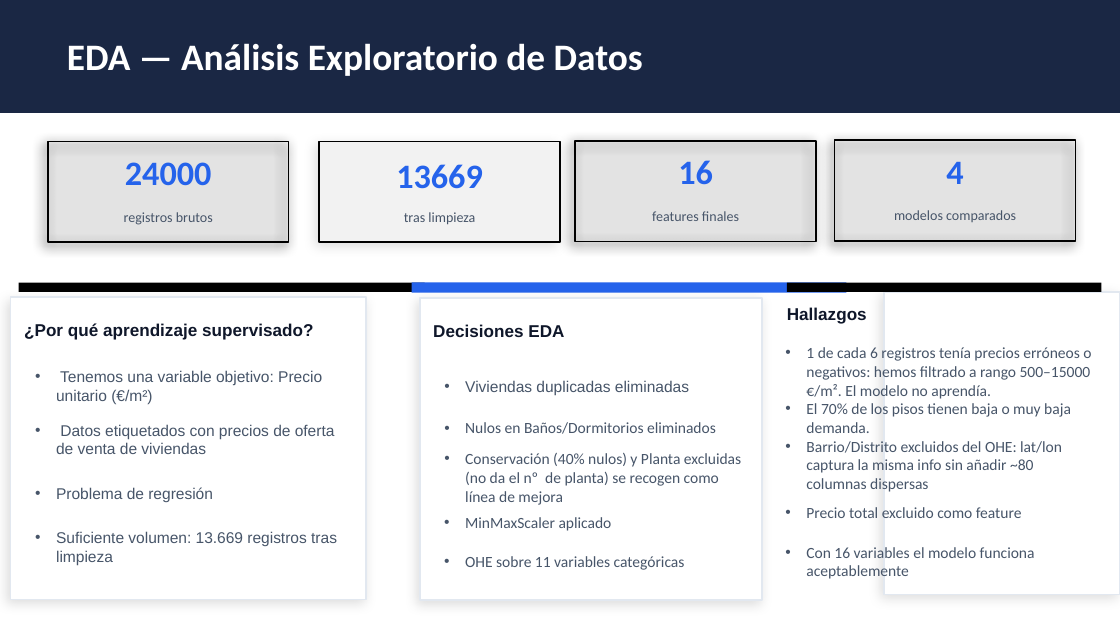
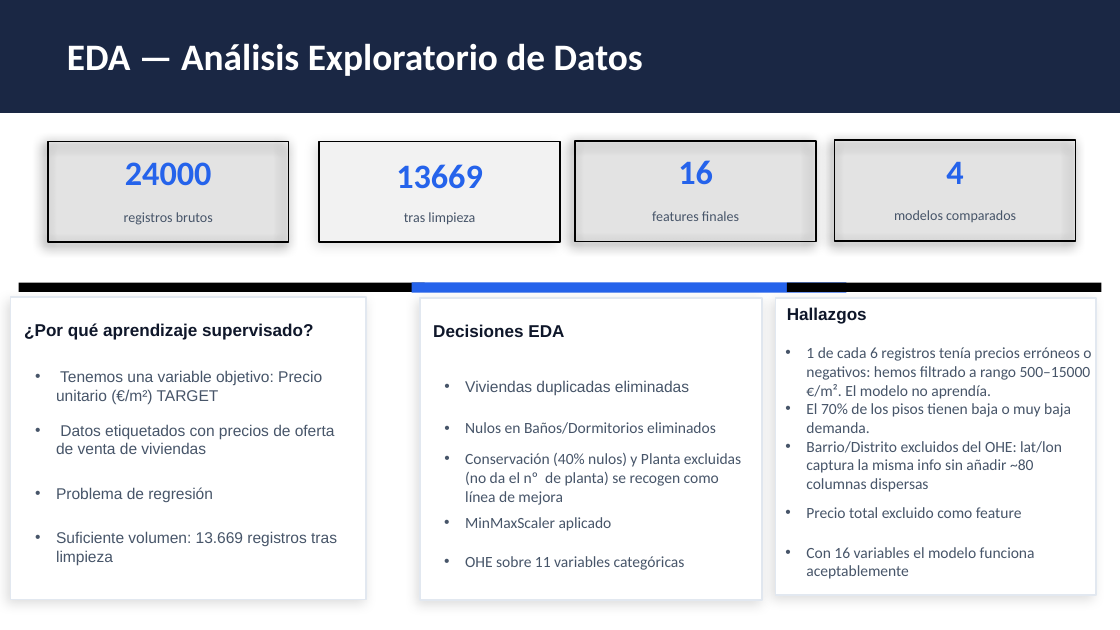
Before and after one commit to Apriroca/ML_Prediccion_Vivienda_Valencia, a slide deck: slide 4 of Presentacion.pptx (slide 6 before the commit). Drawn at 1120x630 pixels with LibreOffice and Linux fonts; fonts in the diff are those of the drawing. Boxes give left, top, right and bottom in pixels: in the first picture for what was removed or moved away, otherwise in the second. Text is boxed around its words. In the diff, an @@ line names an element or a change of style, - is before the commit and + after.

```diff
--- a/Presentacion.pptx
+++ b/Presentacion.pptx
@@ rectangle: place and size @@
-rectangle at [884,292,1120,595]
+rectangle at [775,298,1095,595]
@@ text at [56,370,322,404]: text changed @@
-• Tenemos una variable objetivo: Precio unitario (€/m²)
+• Tenemos una variable objetivo: Precio unitario (€/m²) TARGET
```
Also in this commit, not shown: 2 slides removed.
